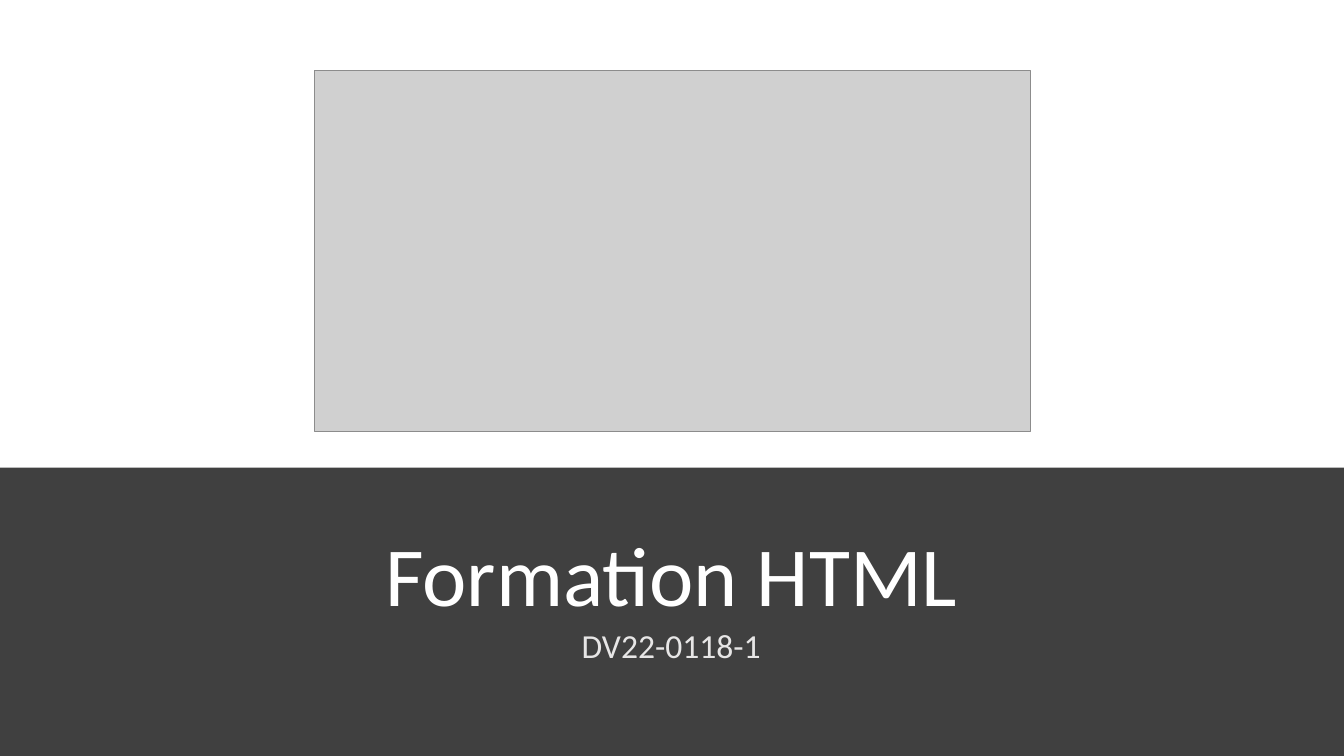
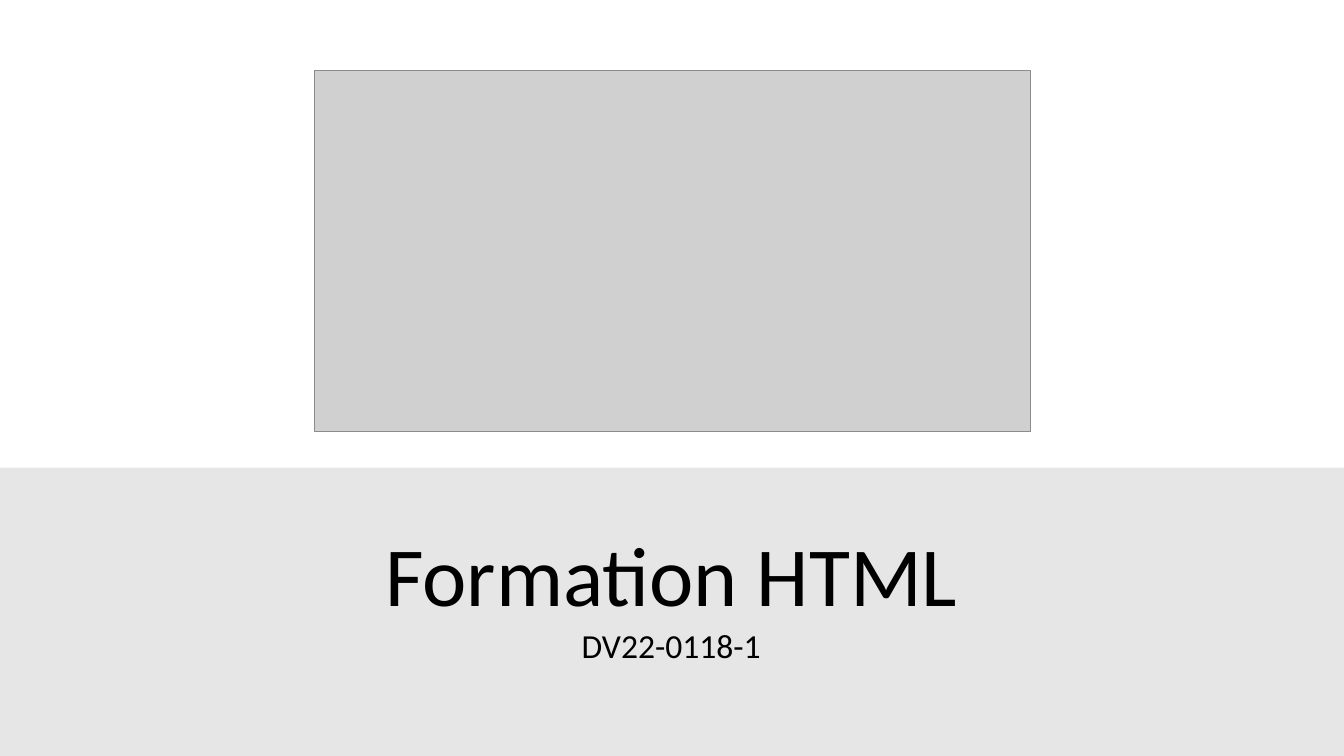
Before and after one commit to fragmatyc/SAAQ, a slide deck: slide 1 of HTML/1. Présentation/Cours HTML - v1.0.pptx. Drawn at 1344x756 pixels with LibreOffice and Linux fonts; fonts in the diff are those of the drawing; grey boxes stand for pictures. Boxes give left, top, right and bottom in pixels: in the first picture for what was removed or moved away, otherwise in the second. Text is boxed around its words. In the diff, an @@ line names an element or a change of style, - is before the commit and + after.

```diff
--- a/HTML/1. Présentation/Cours HTML - v1.0.pptx
+++ b/HTML/1. Présentation/Cours HTML - v1.0.pptx
@@ rectangle at (0,468,1344,756): fill #404040 to #E7E6E6 @@
@@ title "Formation HTML" at (385,548,957,607): text colour #FFFFFF to #000000 @@
@@ subtitle "DV22-0118-1" at (582,635,761,659): text colour #E7E6E6 to #000000 @@
```
Also in this commit, not shown: 4 other slides changed, 6 slides added, 1 slide removed, 6 other files.
